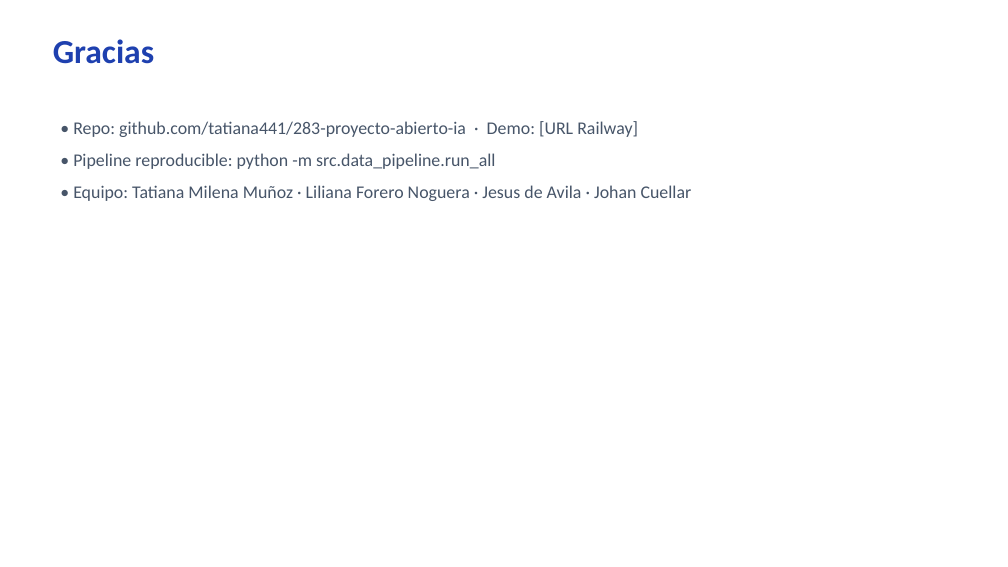
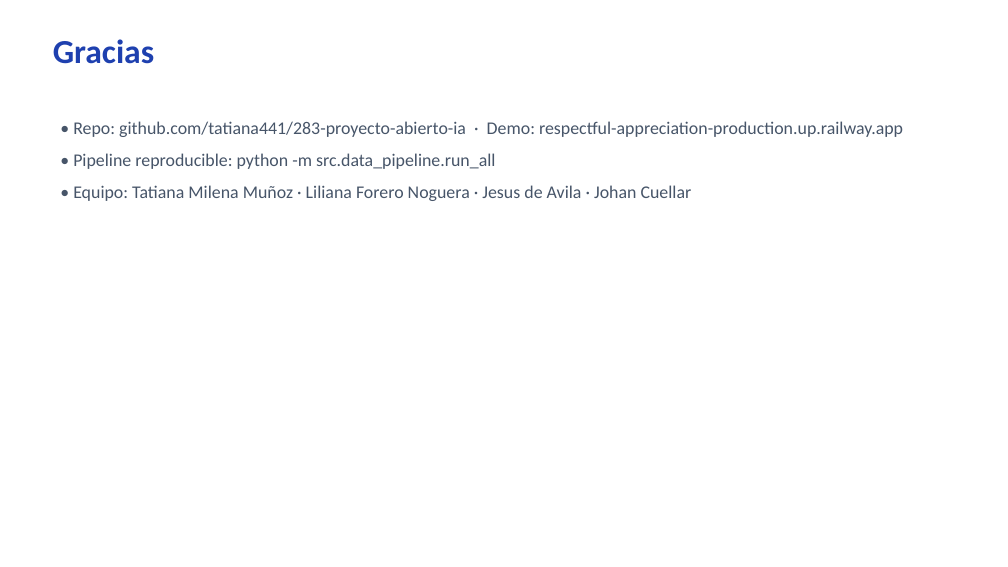
Before and after one commit to tatiana441/283-proyecto-ia, a slide deck: slide 12 of RECURSOS/Presentacion.pptx. Drawn at 1008x567 pixels with LibreOffice and Linux fonts; fonts in the diff are those of the drawing. Boxes give left, top, right and bottom in pixels: in the first picture for what was removed or moved away, otherwise in the second. Text is boxed around its words. In the diff, an @@ line names an element or a change of style, - is before the commit and + after.

```diff
--- a/RECURSOS/Presentacion.pptx
+++ b/RECURSOS/Presentacion.pptx
@@ text at bbox=[73, 121, 903, 137]: text changed @@
-• Repo: github.com/tatiana441/283-proyecto-abierto-ia · Demo: [URL Railway]
+• Repo: github.com/tatiana441/283-proyecto-abierto-ia · Demo: respectful-appreciation-production.up.railway.app
```
Also in this commit, not shown: 2 other files.
